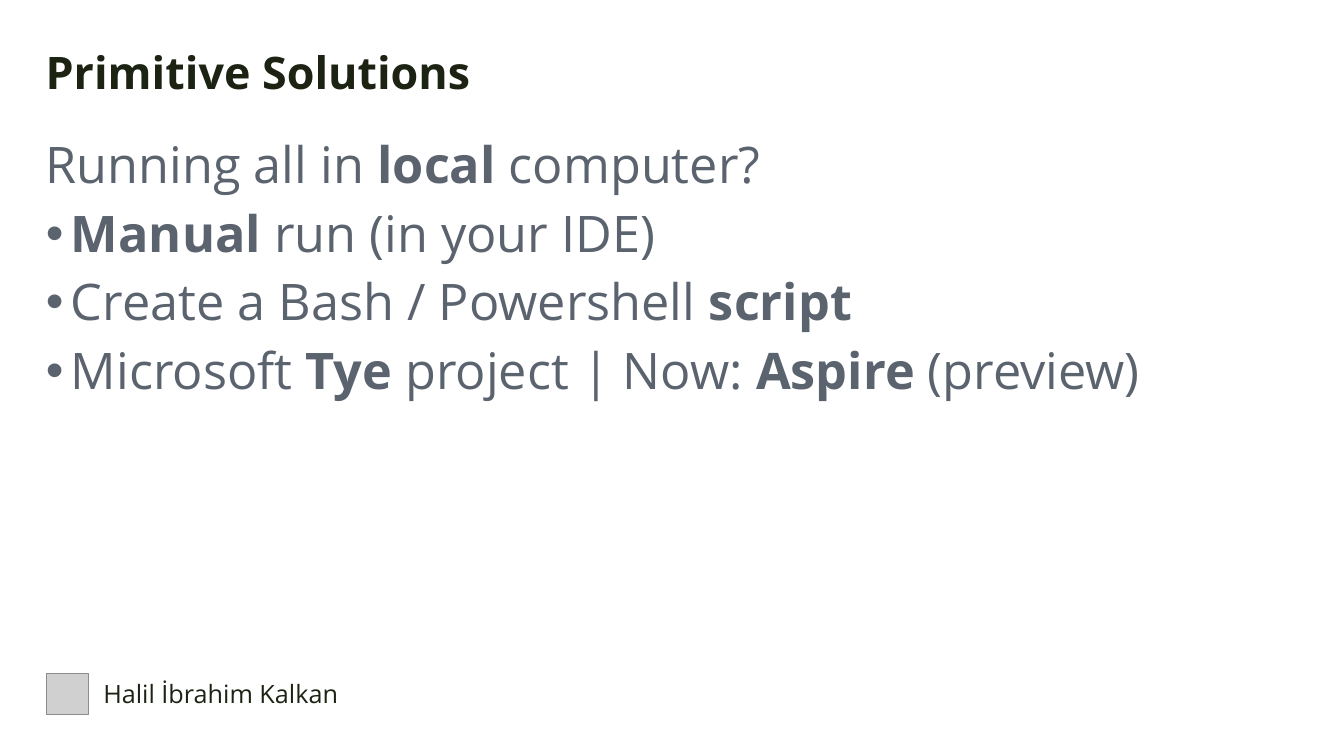
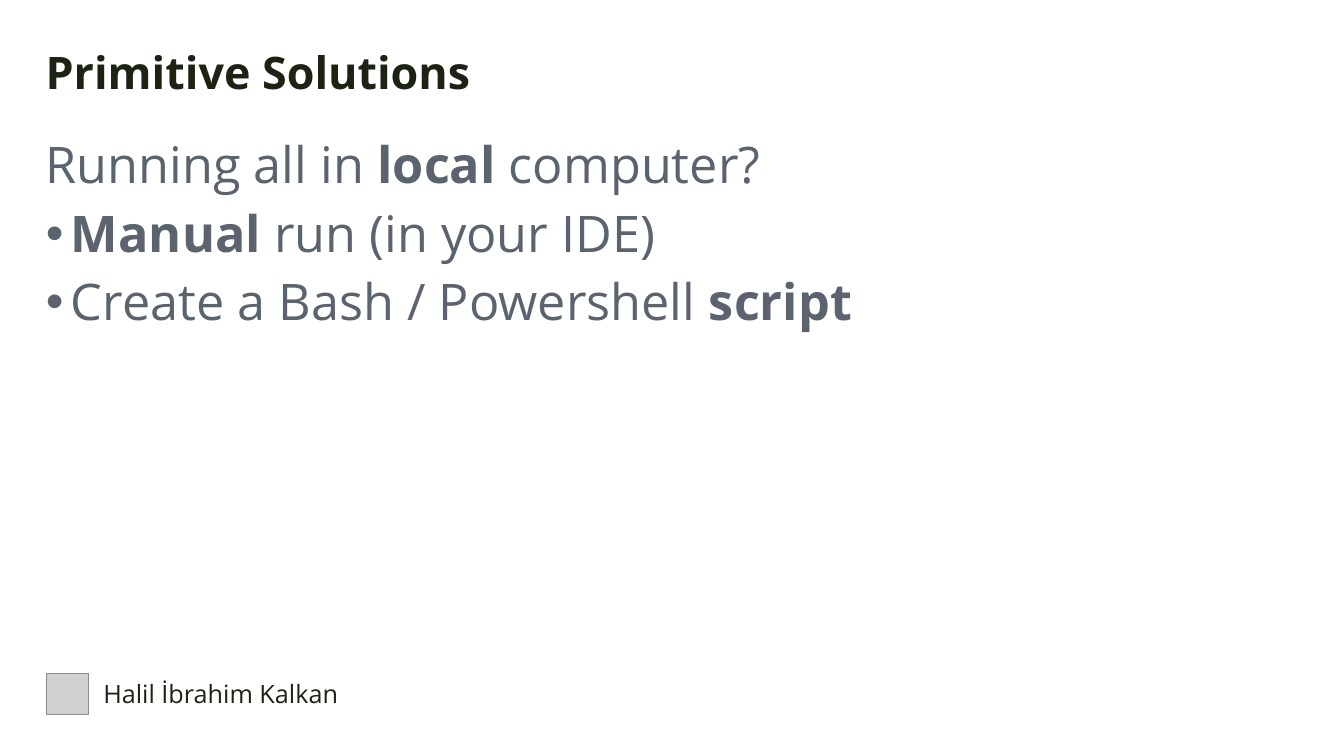
Before and after one commit to hikalkan/presentations, a slide deck: slide 9 of 2024-05-24 DevDays Kubernetes Integrated Dev Environment/Kubernetes Presentation.pptx. Drawn at 1344x756 pixels with LibreOffice and Linux fonts; fonts in the diff are those of the drawing; grey boxes stand for pictures; background and template pictures are left out. Boxes give left, top, right and bottom in pixels: in the first picture for what was removed or moved away, otherwise in the second. Text is boxed around its words. In the diff, an @@ line names an element or a change of style, - is before the commit and + after.

```diff
--- a/2024-05-24 DevDays Kubernetes Integrated Dev Environment/Kubernetes Presentation.pptx
+++ b/2024-05-24 DevDays Kubernetes Integrated Dev Environment/Kubernetes Presentation.pptx
@@ text at (71,350,1140,401): paragraph removed @@
-• Microsoft Tye project | Now: Aspire (preview)
```
Also in this commit, not shown: 2 other slides changed, 5 slides added.
